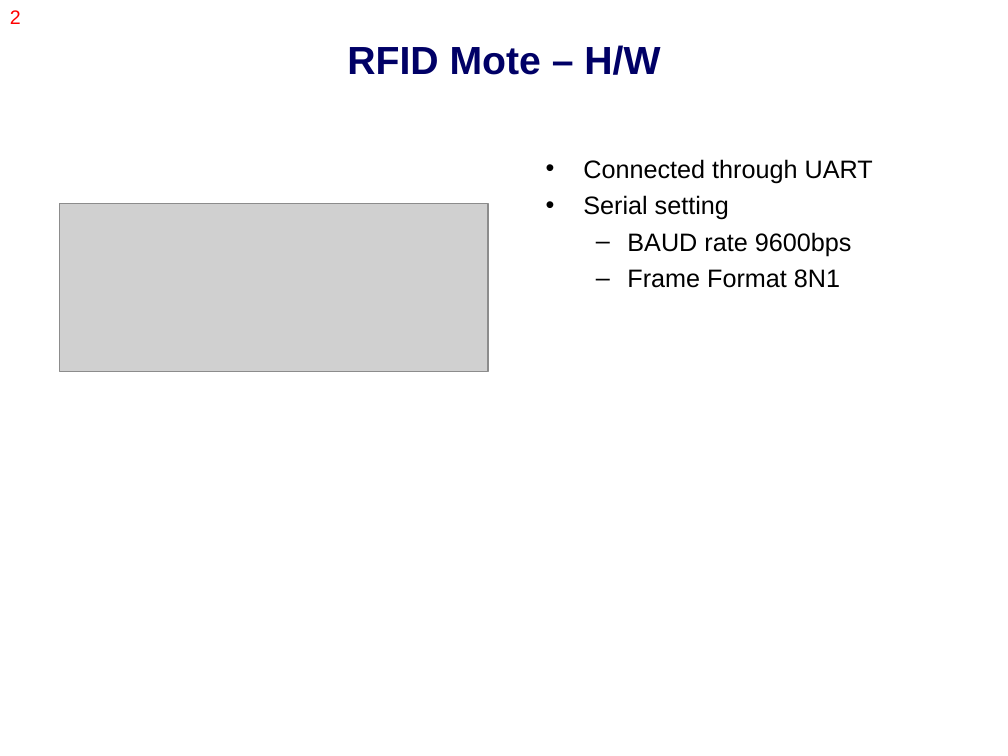
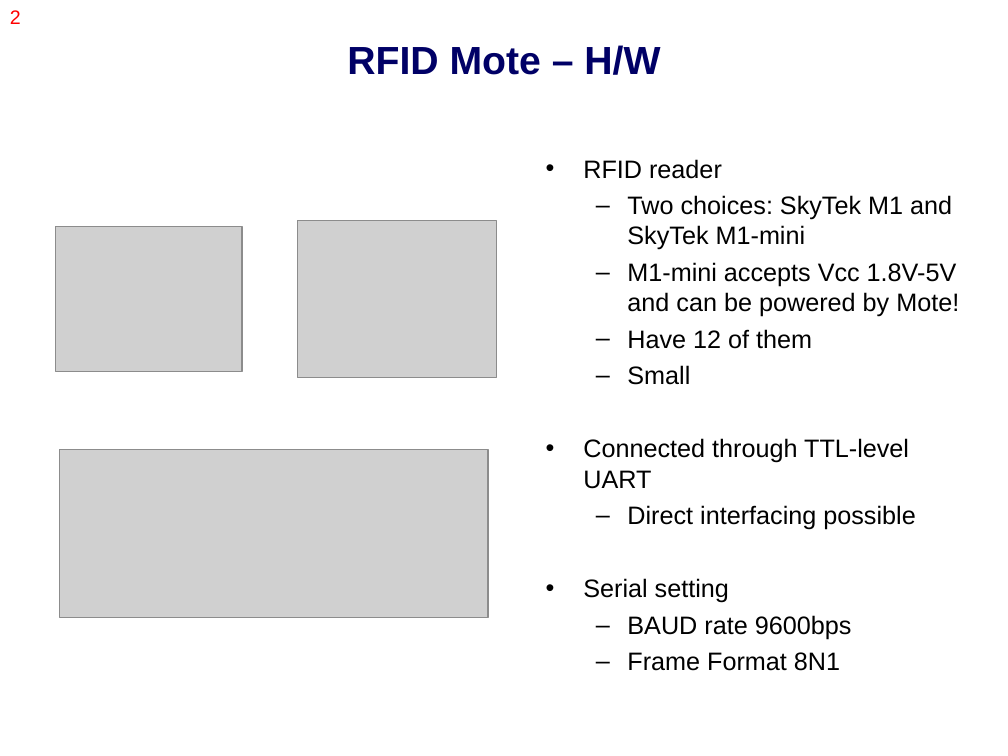
Before and after one commit to nesl/splt, a slide deck: slide 2 of docs/presentation/Final.ppt. Drawn at 1008x756 pixels with LibreOffice and Linux fonts; fonts in the diff are those of the drawing; grey boxes stand for pictures. Boxes give left, top, right and bottom in pixels: in the first picture for what was removed or moved away, otherwise in the second. Text is boxed around its words. In the diff, an @@ line names an element or a change of style, - is before the commit and + after.

```diff
--- a/docs/presentation/Final.ppt
+++ b/docs/presentation/Final.ppt
@@ text at [583,159,959,530]: text changed @@
-• Connected through UART
+• RFID reader
+  – Two choices: SkyTek M1 and SkyTek M1-mini
+  – M1-mini accepts Vcc 1.8V-5V and can be powered by Mote!
+  – Have 12 of them
+  – Small
+• Connected through TTL-level UART
+  – Direct interfacing possible
@@ picture added at [55,227,242,372] @@
@@ picture added at [297,221,496,378] @@
@@ picture: place and size @@
-picture at [59,204,488,371]
+picture at [59,450,488,617]
```
Also in this commit, not shown: 1 other slide changed, 1 slide added.
